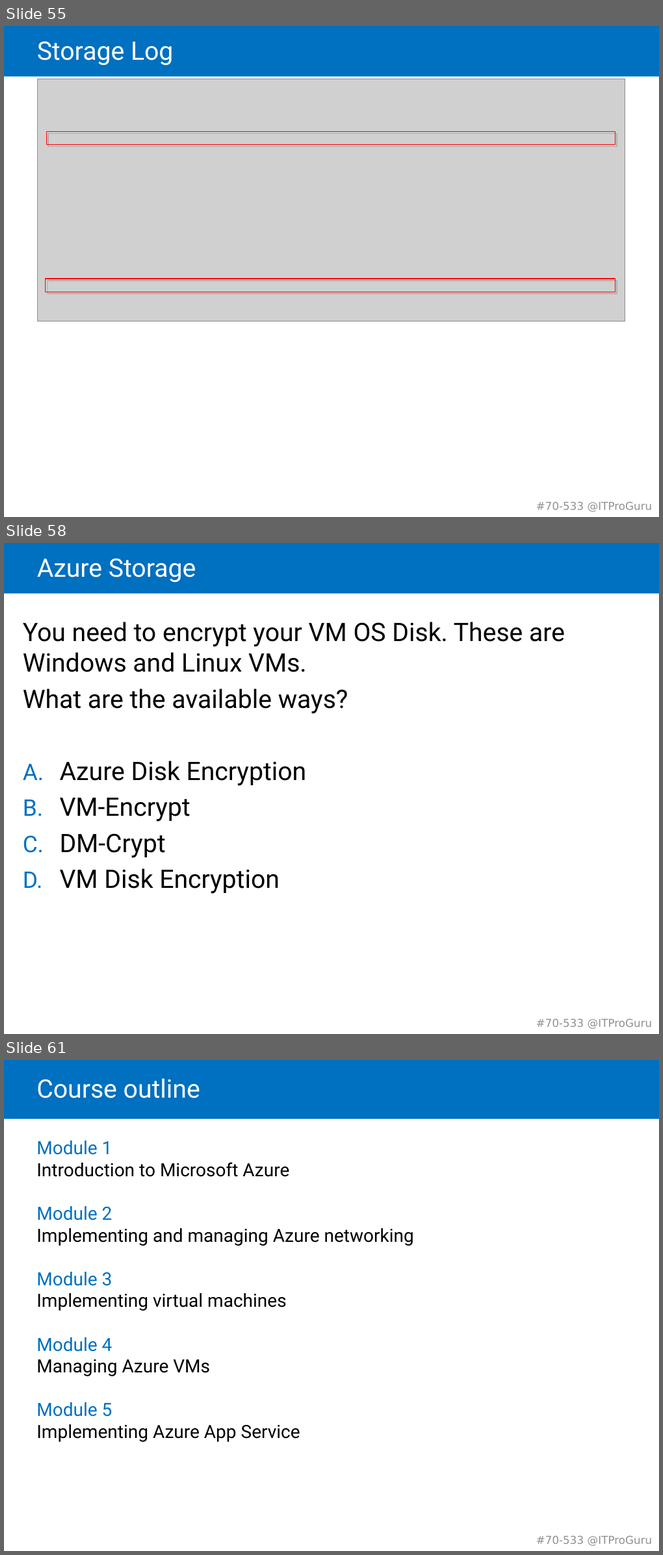
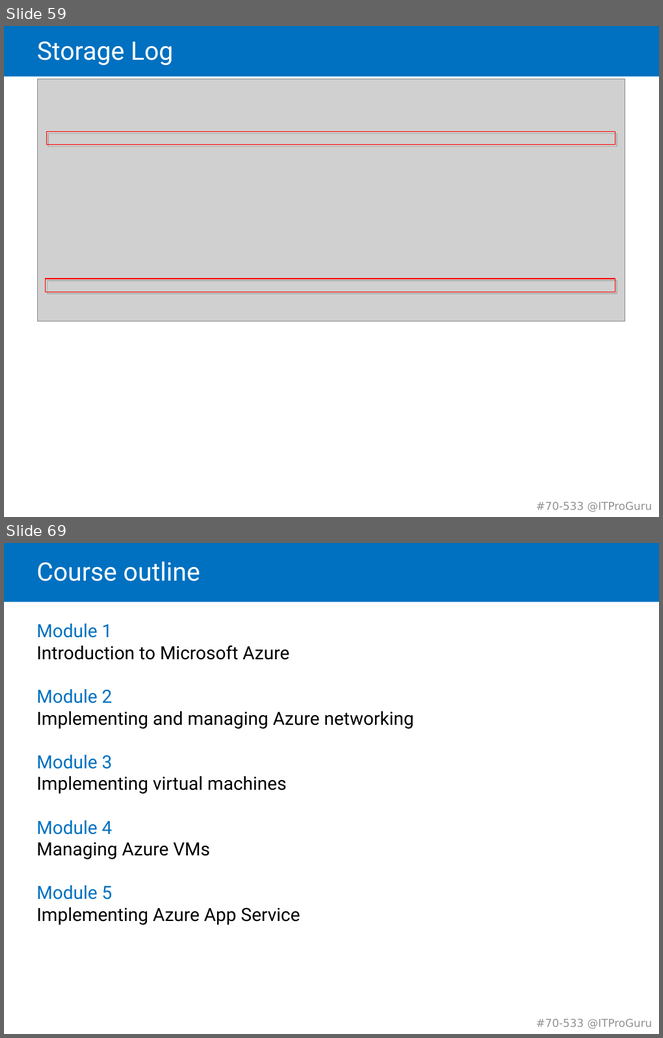
Before and after one commit to guruskill/70-533, a slide deck: 70-533-03-StorageMK.pptx. Shown one above the other, each under a label of ours: slides 55, 58 and 61 before the commit, slides 59 and 69 after it; the slides between them are not shown. The pictures are 663x1555 and 663x1038 pixels, drawn with LibreOffice and Linux fonts; fonts in the diff are those of the drawing; grey boxes stand for pictures. Boxes give left, top, right and bottom in pixels: in the first picture for what was removed or moved away, otherwise in the second. Text is boxed around its words. In the diff, an @@ line names an element or a change of style, - is before the commit and + after.

Commit message:
Storage Updates

```diff
--- a/70-533-03-StorageMK.pptx
+++ b/70-533-03-StorageMK.pptx
@@ slide 58 removed at <box>4,543,659,1034</box>, background #FFFFFF; not listed: 2 template elements that a slide beside it also shows @@
@@ title removed at <box>37,558,196,582</box> @@
-Azure Storage
@@ text removed at <box>23,622,565,894</box> @@
-You need to encrypt your VM OS Disk. These are Windows and Linux VMs.
-What are the available ways?
-A. Azure Disk Encryption
-B. VM-Encrypt
-C. DM-Crypt
-D. VM Disk Encryption
@@ what was slide 55 is now slide 59 @@
@@ what was slide 61 is now slide 69 @@
```
Also in this commit, not shown: 5 slides changed, 9 slides added.
